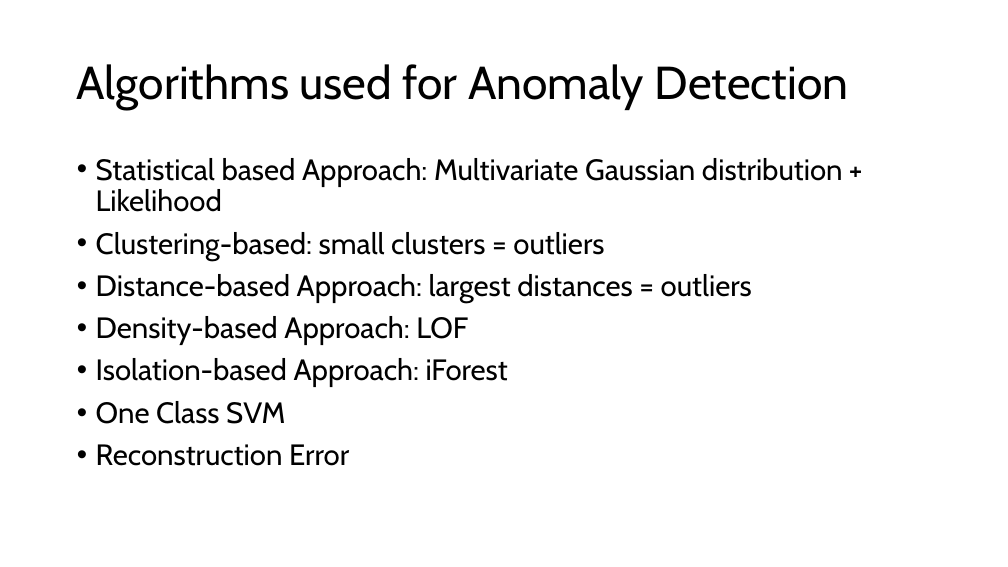
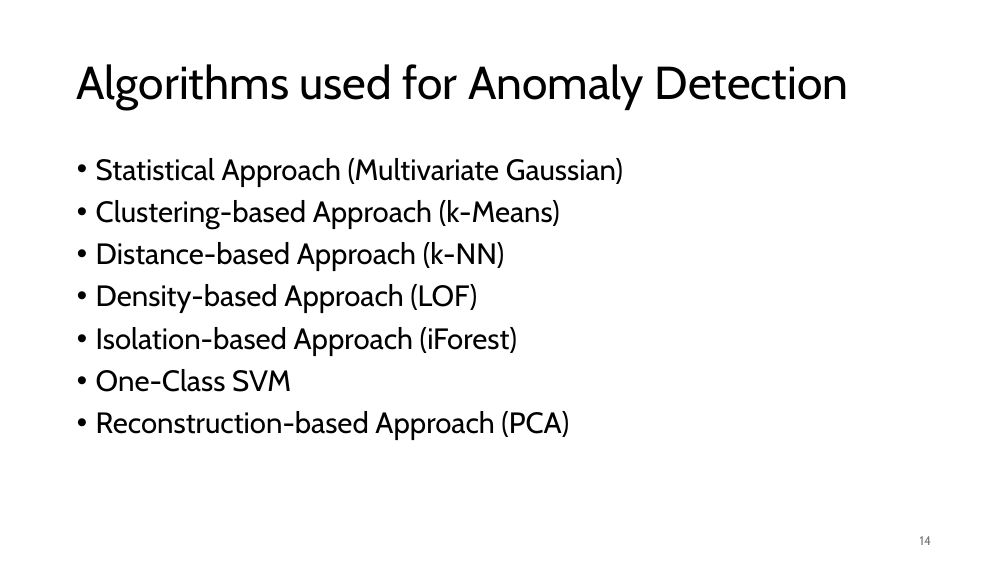
Before and after one commit to jonas-blum/data-mining-1, a slide deck: slide 14 of project/project-presentation.pptx. Drawn at 1008x567 pixels with LibreOffice and Linux fonts; fonts in the diff are those of the drawing. Boxes give left, top, right and bottom in pixels: in the first picture for what was removed or moved away, otherwise in the second. Text is boxed around its words. In the diff, an @@ line names an element or a change of style, - is before the commit and + after.

```diff
--- a/project/project-presentation.pptx
+++ b/project/project-presentation.pptx
@@ text at box(96, 158, 623, 440): text changed @@
-• Statistical based Approach: Multivariate Gaussian distribution + Likelihood
-• Clustering-based: small clusters = outliers
-• Distance-based Approach: largest distances = outliers
-• Density-based Approach: LOF
-• Isolation-based Approach: iForest
-• One Class SVM
-• Reconstruction Error
+• Statistical Approach (Multivariate Gaussian)
+• Clustering-based Approach (k-Means)
+• Distance-based Approach (k-NN)
+• Density-based Approach (LOF)
+• Isolation-based Approach (iForest)
+• One-Class SVM
+• Reconstruction-based Approach (PCA)
@@ page number added at box(920, 536, 931, 545), 12 pt, text #797979 @@
+14
```
Also in this commit, not shown: 20 other slides changed, 1 other file.
